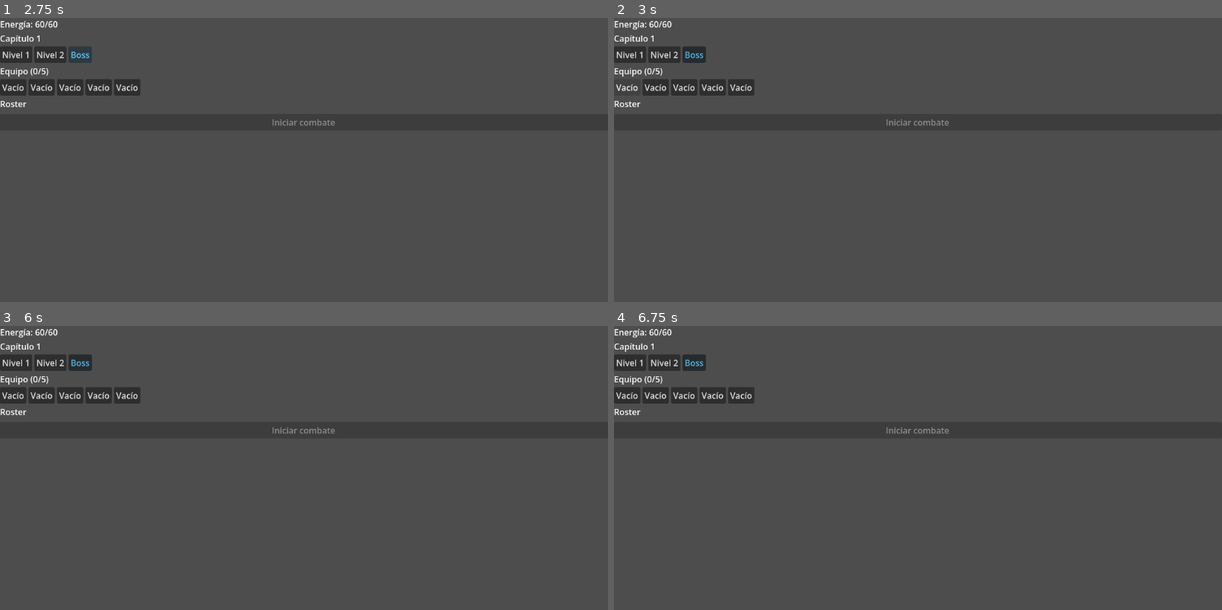
Above: before the commit, frames 1-4 (two rows, left to right).
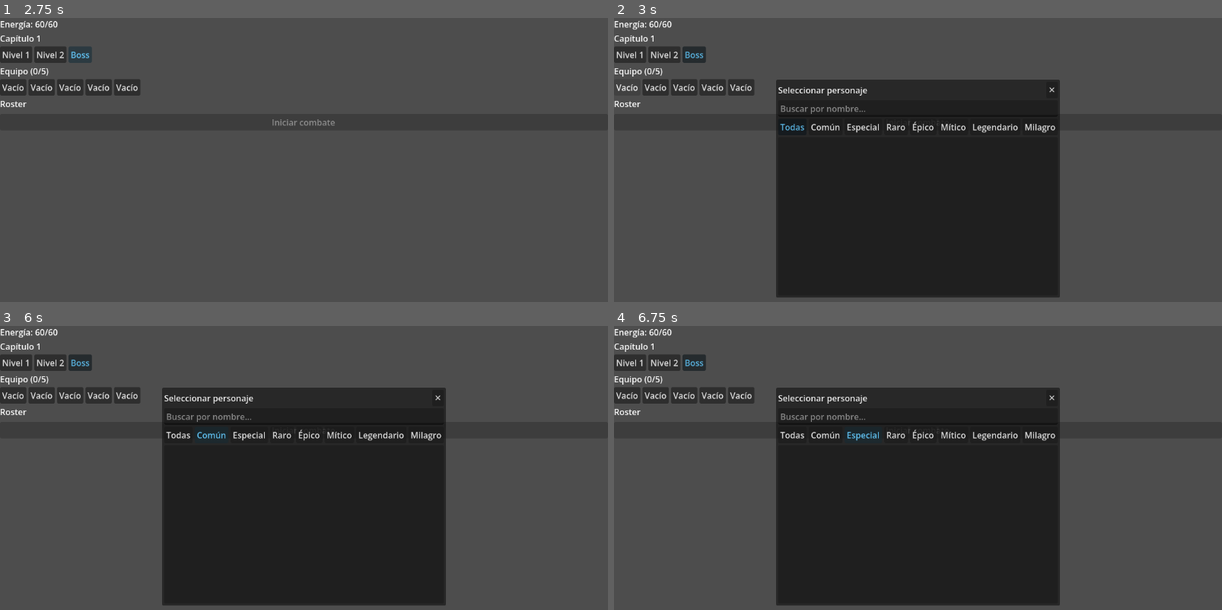
Above: after the commit, the same moments.

Repository: FormosoCrl/Juego-Clicker-Sin-Nombre-Por-Ahora
Game: Godot game, scene res://scenes/arena/Arena.tscn
The game is run twice, just before and just after one commit, with the same random seed, the same clock (stepped at 60 frames per second) and the same inputs. This scene is started directly instead of the project's main scene.
Inputs (mouse positions are in pixels of both pictures, inside the frame that each line leads up to):
- Up to frame 1 (2.75 s): click "Nivel 1" at 0.5 s; click "Nivel 2" at 1.25 s; click "Boss" at 2 s
- Up to frame 2 (3 s): click "Vacío" at 2.75 s
- Up to frame 3 (6 s): click (437, 397) at 3.5 s, where only the run after the commit has a clickable "✕"; click "Vacío" at 4.25 s; click (176, 433) at 5 s, where only the run after the commit has a clickable "Todas"; click (212, 433) at 5.75 s, where only the run after the commit has a clickable "Común"
- Up to frame 4 (6.75 s): click (863, 433) at 6.5 s, where only the run after the commit has a clickable "Especial"

Frame 1 is identical in both runs. In frame 2, 35% of the frame differs, in the area x 26-74%, y 21-99%; in frame 3, 35%; in frame 4, 35%.

Commit message:
feat(arena): add character select popup with search and rarity filters
Co-Authored-By: Claude Sonnet 4.6 <noreply@anthropic.com>

Diff:
--- a/juego-clicker/scenes/arena/Arena.gd
+++ b/juego-clicker/scenes/arena/Arena.gd
@@ -1,6 +1,6 @@
 extends Control
 
-# ─── NODOS ────────────────────────────────────────────────────────────────────
+# ─── NODOS EXISTENTES ─────────────────────────────────────────────────────────
 
 @onready var energy_label: Label = $VBoxContainer/EnergyLabel
 @onready var chapter_label: Label = $VBoxContainer/ChapterLabel
@@ -9,13 +9,30 @@
 @onready var boss_button: Button = $VBoxContainer/HBoxContainer/BossButton
 @onready var team_label: Label = $VBoxContainer/TeamLabel
 @onready var team_container: HBoxContainer = $VBoxContainer/TeamContainer
-@onready var roster_list: ItemList = $VBoxContainer/RosterList
 @onready var start_button: Button = $VBoxContainer/StartButton
+
+# ─── NODOS DEL POPUP ──────────────────────────────────────────────────────────
+
+@onready var popup: PopupPanel = $CharacterSelectPopup
+@onready var close_button: Button = $CharacterSelectPopup/PopupVBox/PopupHeader/CloseButton
+@onready var search_input: LineEdit = $CharacterSelectPopup/PopupVBox/SearchInput
+@onready var character_list: ItemList = $CharacterSelectPopup/PopupVBox/CharacterList
+
+@onready var filter_all: Button        = $CharacterSelectPopup/PopupVBox/RarityFilter/FilterAll
+@onready var filter_comun: Button      = $CharacterSelectPopup/PopupVBox/RarityFilter/FilterComun
+@onready var filter_especial: Button   = $CharacterSelectPopup/PopupVBox/RarityFilter/FilterEspecial
+@onready var filter_raro: Button       = $CharacterSelectPopup/PopupVBox/RarityFilter/FilterRaro
+@onready var filter_epico: Button      = $CharacterSelectPopup/PopupVBox/RarityFilter/FilterEpico
+@onready var filter_mitico: Button     = $CharacterSelectPopup/PopupVBox/RarityFilter/FilterMitico
+@onready var filter_legendario: Button = $CharacterSelectPopup/PopupVBox/RarityFilter/FilterLegendario
+@onready var filter_milagro: Button    = $CharacterSelectPopup/PopupVBox/RarityFilter/FilterMilagro
 
 # ─── ESTADO ───────────────────────────────────────────────────────────────────
 
 var selected_level: int = 1
 var team_slots: Array = []
+var _active_slot_index: int = -1
+var _active_rarity_filter: String = ""
 
 # ─── READY ────────────────────────────────────────────────────────────────────
 
@@ -29,32 +46,41 @@
 		var slot: Button = team_container.get_node("TeamSlot%d" % i)
 		team_slots.append(slot)
 		var idx: int = i - 1
-		slot.pressed.connect(func(): _on_team_slot_pressed(idx))
+		slot.pressed.connect(func(): _open_popup(idx))
 
 func _connect_signals() -> void:
 	level1_button.pressed.connect(func(): _select_level(1))
 	level2_button.pressed.connect(func(): _select_level(2))
 	boss_button.pressed.connect(func(): _select_level(3))
 	start_button.pressed.connect(_on_start_pressed)
-	roster_list.item_activated.connect(_on_roster_item_activated)
+	close_button.pressed.connect(_close_popup)
+	search_input.text_changed.connect(_on_search_changed)
+	character_list.item_selected.connect(_on_character_selected)
+
+	filter_all.pressed.connect(func(): _set_rarity_filter(""))
+	filter_comun.pressed.connect(func(): _set_rarity_filter("comun"))
+	filter_especial.pressed.connect(func(): _set_rarity_filter("especial"))
+	filter_raro.pressed.connect(func(): _set_rarity_filter("raro"))
+	filter_epico.pressed.connect(func(): _set_rarity_filter("epico"))
+	filter_mitico.pressed.connect(func(): _set_rarity_filter("mitico"))
+	filter_legendario.pressed.connect(func(): _set_rarity_filter("legendario"))
+	filter_milagro.pressed.connect(func(): _set_rarity_filter("milagro"))
+
 	GameState.energy_changed.connect(_on_energy_changed)
-	GameState.roster_changed.connect(_update_roster_list)
+	GameState.roster_changed.connect(_update_team_display)
 	GameState.team_changed.connect(_update_team_display)
-
-# ─── VISIBILIDAD ──────────────────────────────────────────────────────────────
 
 func _notification(what: int) -> void:
 	if what == NOTIFICATION_VISIBILITY_CHANGED and visible and is_node_ready():
 		_update_ui()
 
-# ─── ACTUALIZACIÓN UI ─────────────────────────────────────────────────────────
+# ─── ACTUALIZACIÓN UI PRINCIPAL ───────────────────────────────────────────────
 
 func _update_ui() -> void:
 	_update_energy_label()
 	_update_chapter_label()
 	_update_level_buttons()
 	_update_team_display()
-	_update_roster_list()
 	_update_start_button()
 
 func _update_energy_label() -> void:
@@ -64,11 +90,9 @@
 	chapter_label.text = "Capítulo %d" % GameState.current_chapter
 
 func _update_level_buttons() -> void:
-	var chapter: int = GameState.current_chapter
-
-	level1_button.disabled = not GameState.can_play_level(chapter, true)
-	level2_button.disabled = not GameState.can_play_level(chapter, true)
-	boss_button.disabled = not GameState.can_play_level(chapter, true)
+	level1_button.disabled = not GameState.can_play_level(GameState.current_chapter, true)
+	level2_button.disabled = not GameState.can_play_level(GameState.current_chapter, true)
+	boss_button.disabled   = not GameState.can_play_level(GameState.current_chapter, true)
 
 	level1_button.modulate = Color(0.4, 0.8, 1) if selected_level == 1 else Color(1, 1, 1)
 	level2_button.modulate = Color(0.4, 0.8, 1) if selected_level == 2 else Color(1, 1, 1)
@@ -86,54 +110,99 @@
 			team_slots[i].modulate = Color(1, 1, 1)
 	_update_start_button()
 
-func _update_roster_list() -> void:
-	roster_list.clear()
+func _update_start_button() -> void:
+	var can_start: bool = not GameState.team.is_empty() and \
+		GameState.can_play_level(GameState.current_chapter, selected_level != 3)
+	start_button.disabled = not can_start
+
+# ─── POPUP ────────────────────────────────────────────────────────────────────
+
+func _open_popup(slot_index: int) -> void:
+	_active_slot_index = slot_index
+	# Si el slot tiene personaje, quitarlo al abrir
+	if slot_index < GameState.team.size():
+		GameState.remove_from_team(GameState.team[slot_index].id)
+	search_input.text = ""
+	_active_rarity_filter = ""
+	_update_filter_buttons()
+	_populate_character_list()
+	popup.popup_centered()
+
+func _close_popup() -> void:
+	popup.hide()
+	_active_slot_index = -1
+
+func _set_rarity_filter(rarity: String) -> void:
+	_active_rarity_filter = rarity
+	_update_filter_buttons()
+	_populate_character_list()
+
+func _update_filter_buttons() -> void:
+	filter_all.modulate        = Color(0.4, 0.8, 1) if _active_rarity_filter == "" else Color(1, 1, 1)
+	filter_comun.modulate      = Color(0.4, 0.8, 1) if _active_rarity_filter == "comun" else Color(1, 1, 1)
+	filter_especial.modulate   = Color(0.4, 0.8, 1) if _active_rarity_filter == "especial" else Color(1, 1, 1)
+	filter_raro.modulate       = Color(0.4, 0.8, 1) if _active_rarity_filter == "raro" else Color(1, 1, 1)
+	filter_epico.modulate      = Color(0.4, 0.8, 1) if _active_rarity_filter == "epico" else Color(1, 1, 1)
+	filter_mitico.modulate     = Color(0.4, 0.8, 1) if _active_rarity_filter == "mitico" else Color(1, 1, 1)
+	filter_legendario.modulate = Color(0.4, 0.8, 1) if _active_rarity_filter == "legendario" else Color(1, 1, 1)
+	filter_milagro.modulate    = Color(0.4, 0.8, 1) if _active_rarity_filter == "milagro" else Color(1, 1, 1)
+
+func _populate_character_list() -> void:
+	character_list.clear()
+	var search: String = search_input.text.strip_edges().to_lower()
+
 	for character in GameState.roster:
 		if character.is_dead:
 			continue
+
+		# Excluir los que ya están en el equipo
 		var in_team: bool = false
 		for member in GameState.team:
 			if member.id == character.id:
 				in_team = true
 				break
-		var prefix: String = "[EN EQUIPO] " if in_team else ""
-		var text: String = "%s%s — %s %s (Vida:%d Fuerza:%d)" % [
-			prefix,
+		if in_team:
+			continue
+
+		# Filtro de rareza
+		if _active_rarity_filter != "" and character.rarity != _active_rarity_filter:
+			continue
+
+		# Filtro de búsqueda
+		if search != "" and not character.name.to_lower().contains(search):
+			continue
+
+		var text: String = "%s  [%s] %s — Vida:%d Fuerza:%d Mana:%d Suerte:%d" % [
 			character.name,
 			character.rarity.to_upper(),
-			character.char_class,
+			character.char_class.capitalize(),
 			character.vida_base,
 			character.fuerza_base,
+			character.mana_base,
+			character.suerte_base,
 		]
-		roster_list.add_item(text)
-		roster_list.set_item_metadata(roster_list.item_count - 1, character.id)
-
-func _update_start_button() -> void:
-	var can_start: bool = not GameState.team.is_empty() and \
-		GameState.can_play_level(GameState.current_chapter, selected_level != 3)
-	start_button.disabled = not can_start
-
-# ─── INTERACCIÓN ──────────────────────────────────────────────────────────────
+		character_list.add_item(text)
+		character_list.set_item_metadata(character_list.item_count - 1, character.id)
+		character_list.set_item_custom_fg_color(
+			character_list.item_count - 1,
+			_rarity_color(character.rarity)
+		)
+
+func _on_search_changed(_text: String) -> void:
+	_populate_character_list()
+
+func _on_character_selected(index: int) -> void:
+	var character_id: String = character_list.get_item_metadata(index)
+	GameState.add_to_team(character_id)
+	_close_popup()
+	_update_team_display()
+
+# ─── NIVEL Y COMBATE ──────────────────────────────────────────────────────────
 
 func _select_level(level: int) -> void:
 	selected_level = level
 	_update_level_buttons()
 	_update_start_button()
-
-func _on_team_slot_pressed(idx: int) -> void:
-	if idx < GameState.team.size():
-		var character: Character = GameState.team[idx]
-		GameState.remove_from_team(character.id)
-
-func _on_roster_item_activated(index: int) -> void:
-	var character_id: String = roster_list.get_item_metadata(index)
-	# Si ya está en el equipo, quitarlo
-	for member in GameState.team:
-		if member.id == character_id:
-			GameState.remove_from_team(character_id)
-			return
-	# Si no está, añadirlo
-	GameState.add_to_team(character_id)
 
 func _on_start_pressed() -> void:
 	if GameState.team.is_empty():
@@ -141,7 +210,6 @@
 	var is_new: bool = selected_level != 3
 	if not GameState.start_level(GameState.current_chapter, is_new):
 		return
-	# Pasar capítulo y nivel a la escena de combate
 	var combat_scene = load("res://scenes/arena/combat.tscn").instantiate()
 	combat_scene.chapter = GameState.current_chapter
 	combat_scene.level = selected_level
--- a/juego-clicker/scenes/arena/Arena.tscn
+++ b/juego-clicker/scenes/arena/Arena.tscn
@@ -79,3 +79,66 @@
 [node name="StartButton" type="Button" parent="VBoxContainer"]
 layout_mode = 2
 text = "Iniciar combate"
+
+[node name="CharacterSelectPopup" type="PopupPanel" parent="."]
+exclusive = false
+custom_minimum_size = Vector2(500, 500)
+
+[node name="PopupVBox" type="VBoxContainer" parent="CharacterSelectPopup"]
+layout_mode = 2
+
+[node name="PopupHeader" type="HBoxContainer" parent="CharacterSelectPopup/PopupVBox"]
+layout_mode = 2
+
+[node name="PopupTitle" type="Label" parent="CharacterSelectPopup/PopupVBox/PopupHeader"]
+layout_mode = 2
+size_flags_horizontal = 3
+text = "Seleccionar personaje"
+
+[node name="CloseButton" type="Button" parent="CharacterSelectPopup/PopupVBox/PopupHeader"]
+layout_mode = 2
+text = "✕"
+
+[node name="SearchInput" type="LineEdit" parent="CharacterSelectPopup/PopupVBox"]
+layout_mode = 2
+placeholder_text = "Buscar por nombre..."
+
+[node name="RarityFilter" type="HBoxContainer" parent="CharacterSelectPopup/PopupVBox"]
+layout_mode = 2
+
+[node name="FilterAll" type="Button" parent="CharacterSelectPopup/PopupVBox/RarityFilter"]
+layout_mode = 2
+text = "Todas"
+
+[node name="FilterComun" type="Button" parent="CharacterSelectPopup/PopupVBox/RarityFilter"]
+layout_mode = 2
+text = "Común"
+
+[node name="FilterEspecial" type="Button" parent="CharacterSelectPopup/PopupVBox/RarityFilter"]
+layout_mode = 2
+text = "Especial"
+
+[node name="FilterRaro" type="Button" parent="CharacterSelectPopup/PopupVBox/RarityFilter"]
+layout_mode = 2
+text = "Raro"
+
+[node name="FilterEpico" type="Button" parent="CharacterSelectPopup/PopupVBox/RarityFilter"]
+layout_mode = 2
+text = "Épico"
+
+[node name="FilterMitico" type="Button" parent="CharacterSelectPopup/PopupVBox/RarityFilter"]
+layout_mode = 2
+text = "Mítico"
+
+[node name="FilterLegendario" type="Button" parent="CharacterSelectPopup/PopupVBox/RarityFilter"]
+layout_mode = 2
+text = "Legendario"
+
+[node name="FilterMilagro" type="Button" parent="CharacterSelectPopup/PopupVBox/RarityFilter"]
+layout_mode = 2
+text = "Milagro"
+
+[node name="CharacterList" type="ItemList" parent="CharacterSelectPopup/PopupVBox"]
+layout_mode = 2
+size_flags_vertical = 3
+custom_minimum_size = Vector2(0, 300)
